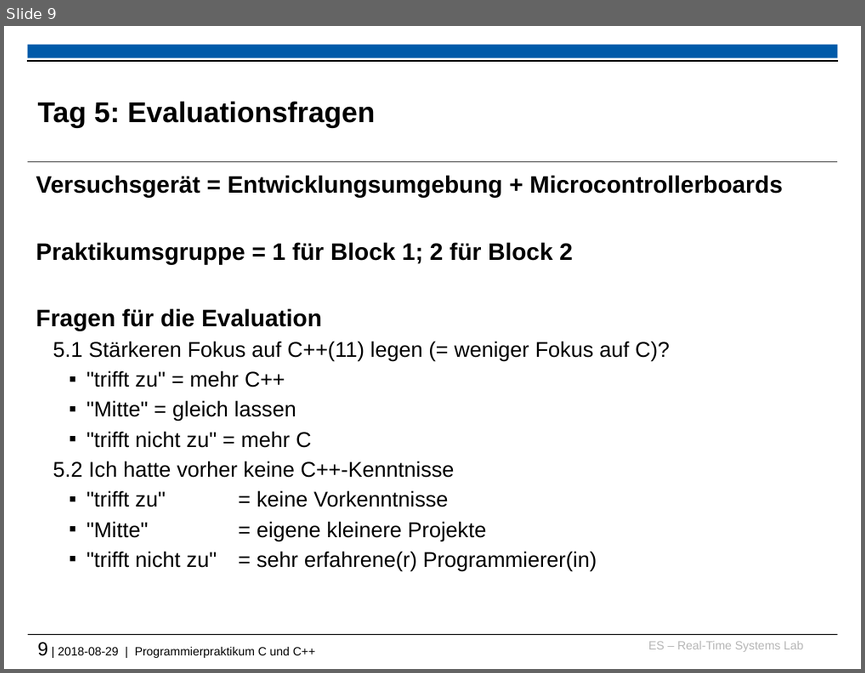
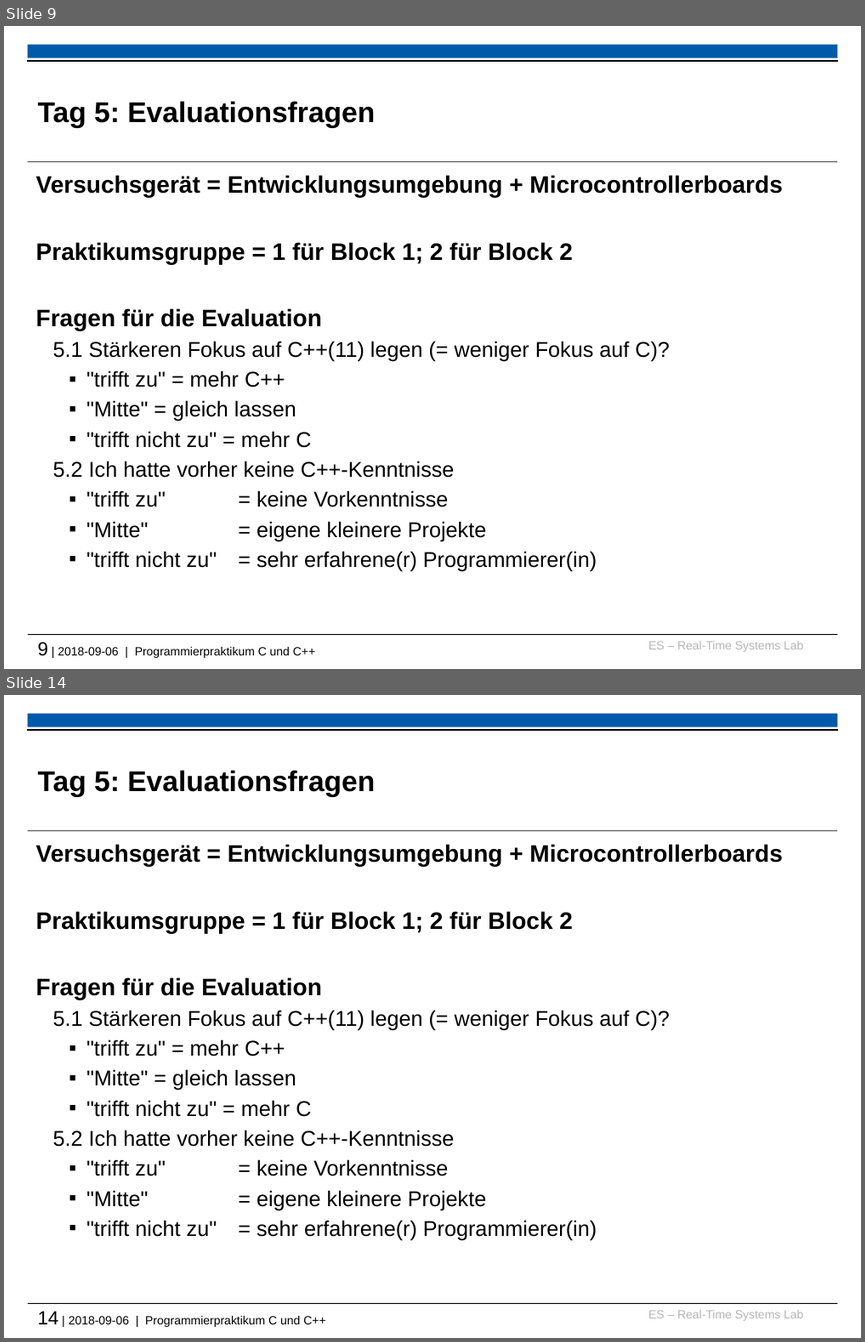
Before and after one commit to Gafielt/tud-cppp, a slide deck: 2018/recap_and_warmup_slides.pptx. Shown one above the other, each under a label of ours: slide 9 before the commit, slides 9 and 14 after it; the slides between them are not shown. The pictures are 865x673 and 865x1342 pixels, drawn with LibreOffice and Linux fonts; fonts in the diff are those of the drawing; background and template pictures are left out. Boxes give left, top, right and bottom in pixels: in the first picture for what was removed or moved away, otherwise in the second. Text is boxed around its words. In the diff, an @@ line names an element or a change of style, - is before the commit and + after.

```diff
--- a/2018/recap_and_warmup_slides.pptx
+++ b/2018/recap_and_warmup_slides.pptx
@@ slide 14 added at <box>4,695,861,1338</box>, background #FFFFFF; not listed: 6 template elements that a slide beside it also shows @@
@@ title added at <box>38,770,375,797</box>, 24 pt, text #000000, bold @@
+Tag 5: Evaluationsfragen
@@ text added at <box>36,844,782,1241</box>, 18 pt, text #000000 @@
+Versuchsgerät = Entwicklungsumgebung + Microcontrollerboards
+Praktikumsgruppe = 1 für Block 1; 2 für Block 2
+Fragen für die Evaluation
+  5.1 Stärkeren Fokus auf C++(11) legen (= weniger Fokus auf C)?
+    ▪ "trifft zu" = mehr C++
+    ▪ "Mitte" = gleich lassen
+    ▪ "trifft nicht zu" = mehr C
+  5.2 Ich hatte vorher keine C++-Kenntnisse
+    ▪ "trifft zu" = keine Vorkenntnisse
+    ▪ "Mitte" = eigene kleinere Projekte
+    ▪ "trifft nicht zu" = sehr erfahrene(r) Programmierer(in)
@@ text at <box>38,641,315,658</box>: text changed @@
-9 | 2018-08-29 | Programmierpraktikum C und C++
+9 | 2018-09-06 | Programmierpraktikum C und C++
```
Also in this commit, not shown: 4 other slides added, 22 other files.
